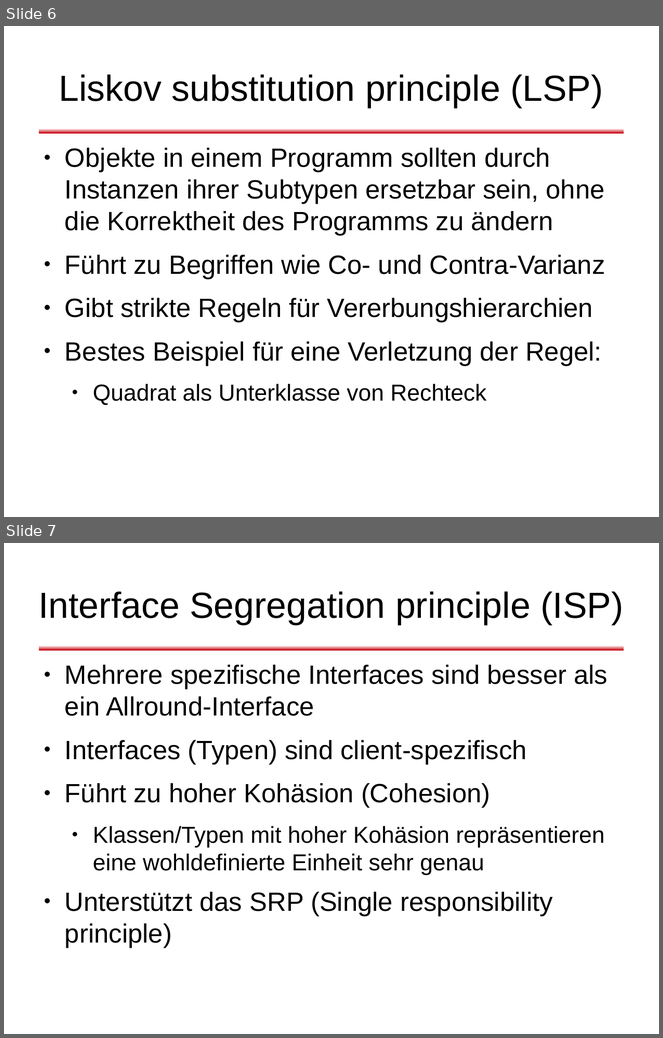
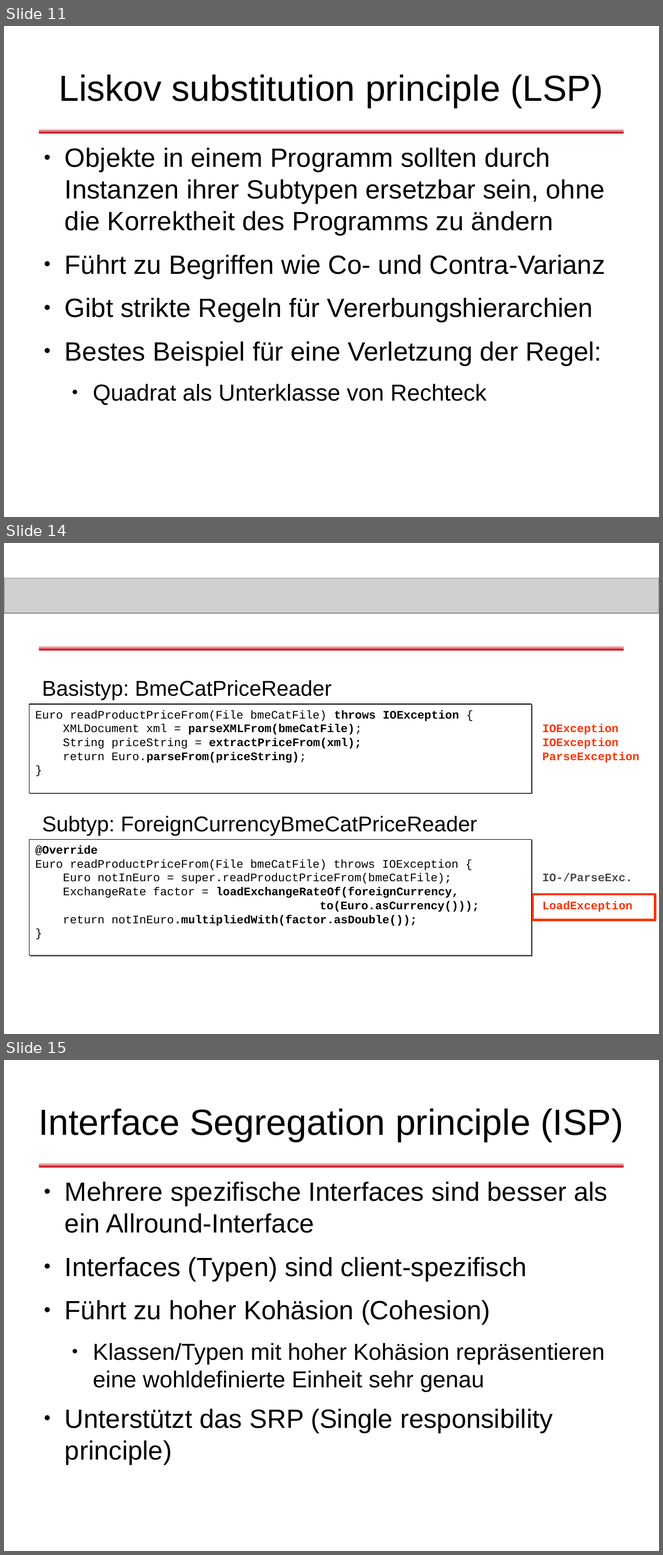
Before and after one commit to dlindner/vorlesung-se2-dhbw, a slide deck: added_2010/Objektorientierte Designregeln.odp. Shown one above the other, each under a label of ours: slides 6 and 7 before the commit, slides 11, 14 and 15 after it; the slides between them are not shown. The pictures are 663x1038 and 663x1555 pixels, drawn with LibreOffice and Linux fonts; fonts in the diff are those of the drawing; grey boxes stand for pictures; background and template pictures are left out. Boxes give left, top, right and bottom in pixels: in the first picture for what was removed or moved away, otherwise in the second. Text is boxed around its words. In the diff, an @@ line names an element or a change of style, - is before the commit and + after.

```diff
--- a/added_2010/Objektorientierte Designregeln.odp
+++ b/added_2010/Objektorientierte Designregeln.odp
@@ slide 14 added at (4, 543, 659, 1034), background #FFFFFF; not listed: 1 template element that a slide beside it also shows @@
@@ picture added at (4, 578, 659, 613) @@
@@ text added at (42, 680, 332, 701), 26 pt, text #000000 @@
+Basistyp: BmeCatPriceReader
@@ rectangle added at (29, 704, 532, 793), fill #FFFFFF, outline #000000 0.74 pt, 14 pt, text #000000 @@
+Euro readProductPriceFrom(File bmeCatFile) throws IOException {
+XMLDocument xml = parseXMLFrom(bmeCatFile);
+String priceString = extractPriceFrom(xml);
+return Euro.parseFrom(priceString);
+}
@@ text added at (543, 724, 640, 763), 14 pt, text #FF3300, bold @@
+IOException
+IOException
+ParseException
@@ text added at (42, 816, 478, 836), 26 pt, text #000000 @@
+Subtyp: ForeignCurrencyBmeCatPriceReader
@@ rectangle added at (29, 840, 532, 956), fill #FFFFFF, outline #000000 0.74 pt, 14 pt, text #000000 @@
+@Override
+Euro readProductPriceFrom(File bmeCatFile) throws IOException {
+Euro notInEuro = super.readProductPriceFrom(bmeCatFile);
+ExchangeRate factor = loadExchangeRateOf(foreignCurrency,
+to(Euro.asCurrency()));
+return notInEuro.multipliedWith(factor.asDouble());
+}
@@ text added at (543, 873, 633, 912), 14 pt, text #4C4C4C, bold @@
+IO-/ParseExc.
+LoadException
@@ rectangle added at (533, 895, 656, 920), outline #FF3300 2.83 pt @@
@@ what was slide 6 is now slide 11 @@
@@ what was slide 7 is now slide 15 @@
```
Also in this commit, not shown: 13 other slides added.
